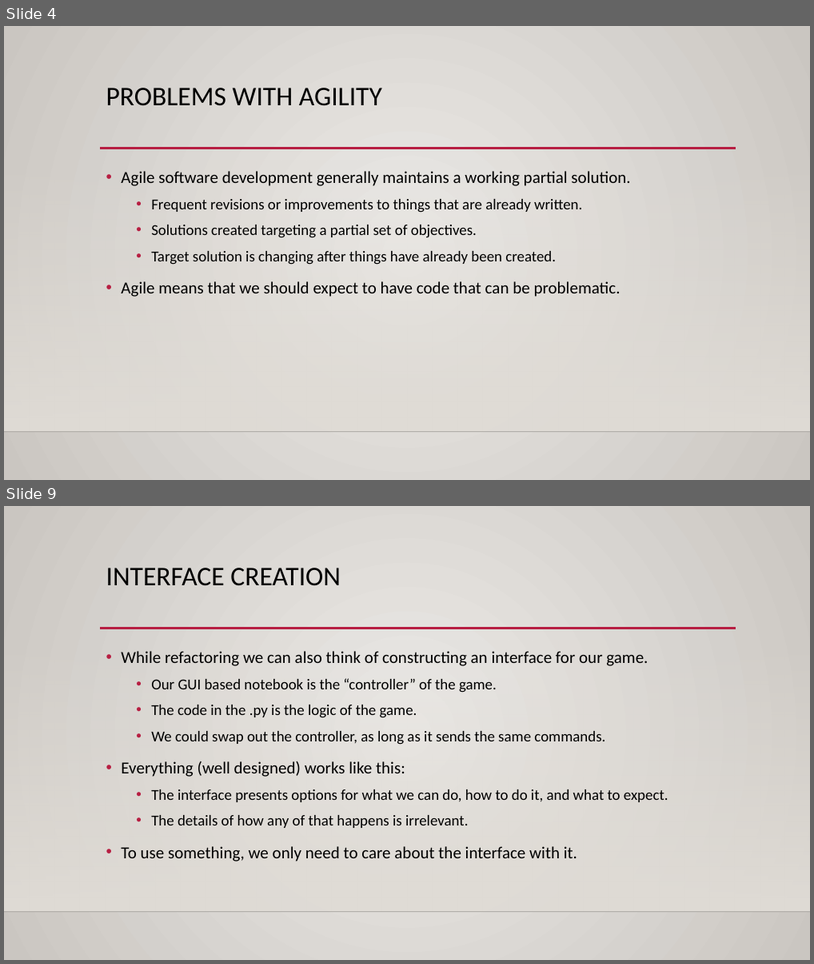
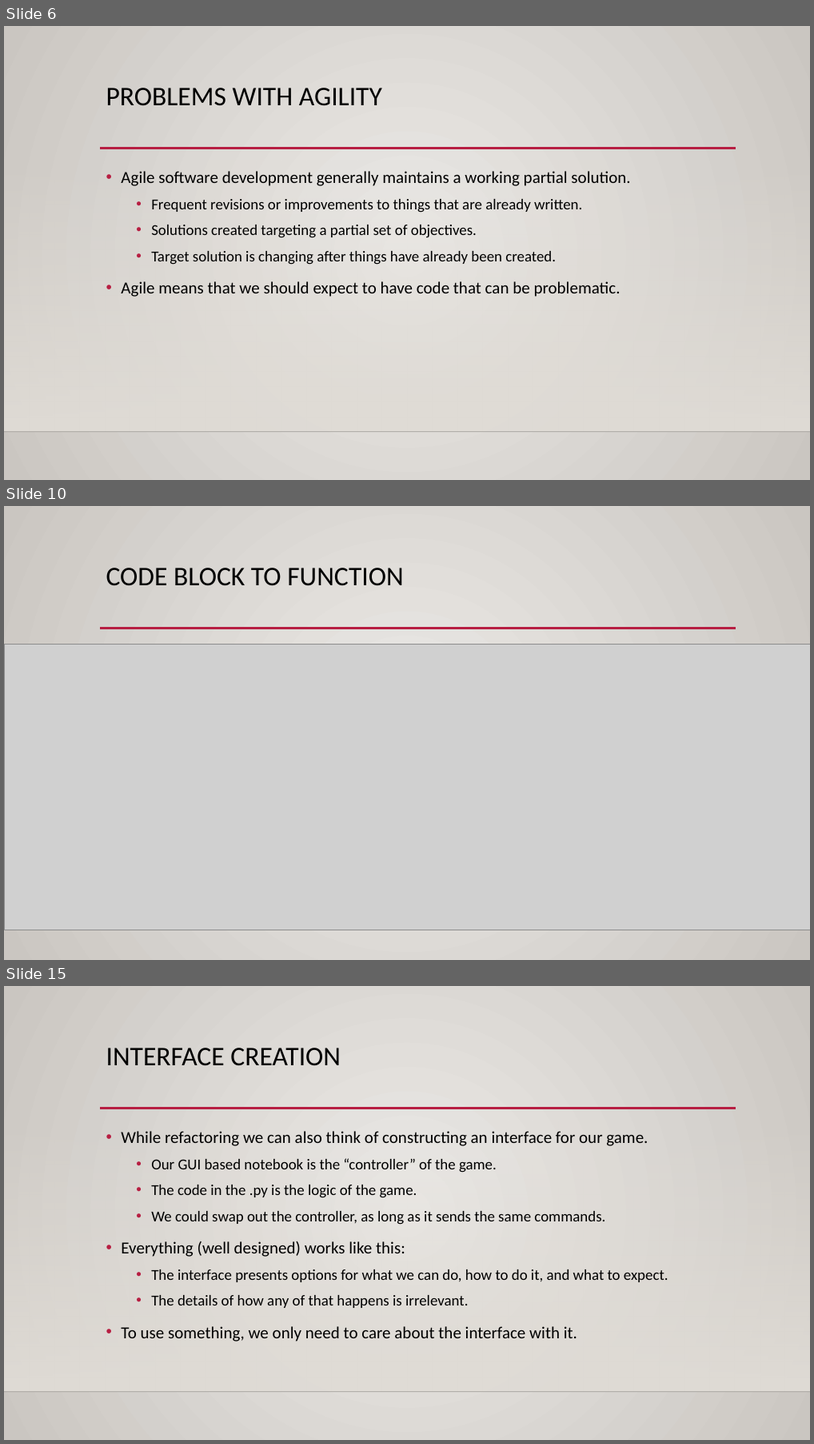
Before and after one commit to calvint13/Programming_Basics_for_ML, a slide deck: course_material/slides/026_refactor.pptx. Shown one above the other, each under a label of ours: slides 4 and 9 before the commit, slides 6, 10 and 15 after it; the slides between them are not shown. The pictures are 814x964 and 814x1444 pixels, drawn with LibreOffice and Linux fonts; fonts in the diff are those of the drawing; grey boxes stand for pictures; background and template pictures are left out. Boxes give left, top, right and bottom in pixels: in the first picture for what was removed or moved away, otherwise in the second. Text is boxed around its words. In the diff, an @@ line names an element or a change of style, - is before the commit and + after.

```diff
--- a/course_material/slides/026_refactor.pptx
+++ b/course_material/slides/026_refactor.pptx
@@ slide 10 added at (x1=4, y1=506, x2=810, y2=960), background gradient #ECEAE7 to #CAC7C1; not listed: 3 template elements that a slide beside it also shows @@
@@ title added at (x1=106, y1=568, x2=403, y2=586), 32 pt, text #000000 @@
+CODE BLOCK TO FUNCTION
@@ picture added at (x1=4, y1=644, x2=810, y2=929) @@
@@ what was slide 4 is now slide 6 @@
@@ what was slide 9 is now slide 15 @@
```
Also in this commit, not shown: 4 slides changed, 6 other slides added, 1 slide removed, 4 other files.
